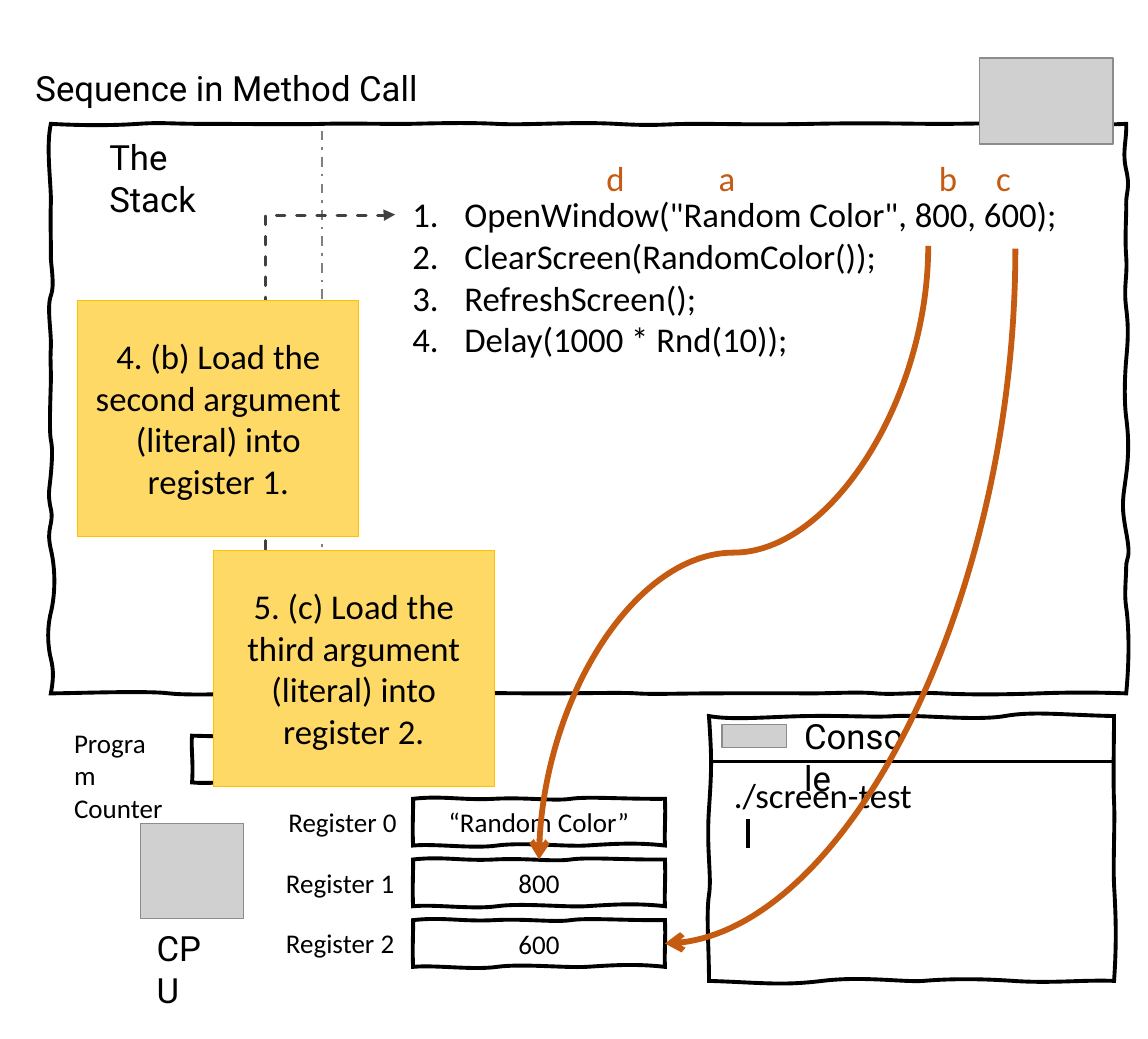
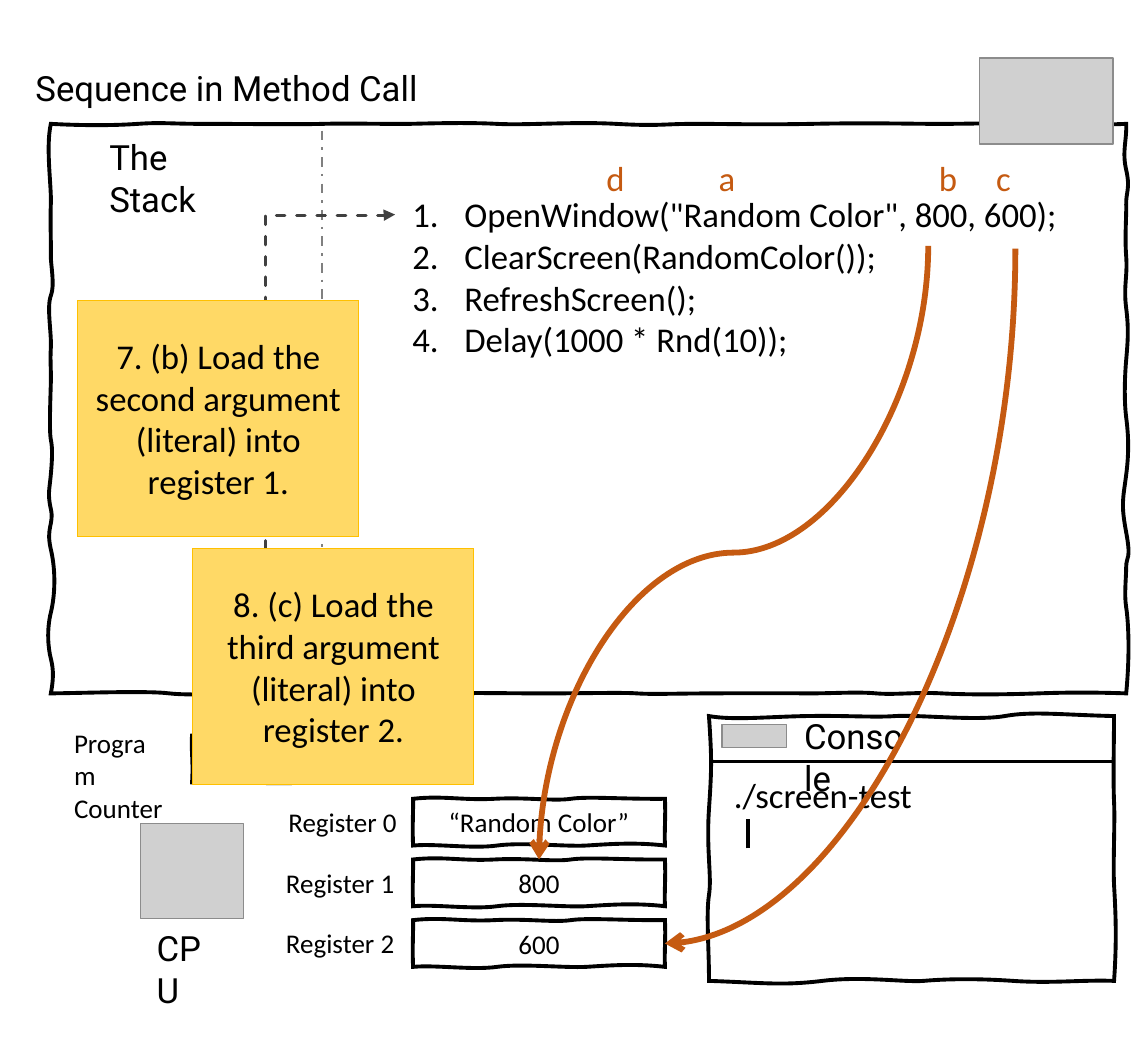
Before and after one commit to splashkit/the-programmers-field-guide, a slide deck: slide 4 of resources/ppt-slides/sequence-data-method-call.pptx. Drawn at 1148x1039 pixels with LibreOffice and Linux fonts; fonts in the diff are those of the drawing; grey boxes stand for pictures; background and template pictures are left out. Boxes give left, top, right and bottom in pixels: in the first picture for what was removed or moved away, otherwise in the second. Text is boxed around its words. In the diff, an @@ line names an element or a change of style, - is before the commit and + after.

```diff
--- a/resources/ppt-slides/sequence-data-method-call.pptx
+++ b/resources/ppt-slides/sequence-data-method-call.pptx
@@ text in rectangle at box(96, 343, 340, 500): text changed @@
-4. (b) Load the second argument (literal) into register 1.
+7. (b) Load the second argument (literal) into register 1.
@@ rectangle "8. (c) Load the third ...": place and size @@
-rectangle "8. (c) Load the third ..." at box(214, 550, 494, 786)
+rectangle "8. (c) Load the third ..." at box(193, 548, 473, 784)
@@ text in rectangle at box(227, 592, 439, 748): text changed @@
-5. (c) Load the third argument (literal) into register 2.
+8. (c) Load the third argument (literal) into register 2.
```
Also in this commit, not shown: 7 other slides changed, 15 other files.
